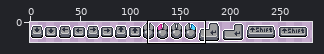
Sprite sheet, stored at Resources/MainScene/Hud/hud_keys.png. Above: a wide view before the commit, with the close-up outlined.
Close-up. Old version:
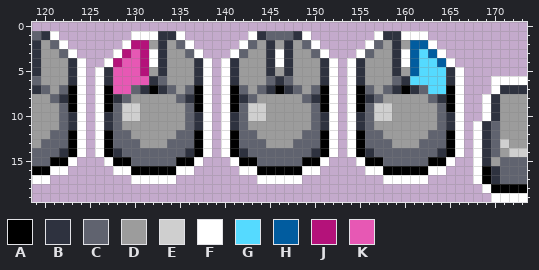
The file is 300x20 pixels. Shown: x 119..173, y 0..19. The wide view leaves out empty margins.
Palette (. is transparent): A #000000  B #2e323f  C #60636f  D #9c9c9c  E #cfcfcf  F #ffffff  G #55daff  H #015c9f  J #b4127a  K #e758b4
Pixels before, first column x 119:
 1 CBF........FFFBBF.......FBCCCBF.......FBBFFF...........
 2 BDCF......FJJDBDCF.....FCDBDBDCF.....FCDBDHHF..........
 3 BDDCF....FJKJFBDDCF...FCDDBFBDDCF...FCDDBFHGHF.........
 4 BDDDBF..FJKKJFBDDDBF.FBDDDBFBDDDBF.FBDDDBFHGGHF........
 5 BDDDBF.FBKKKJDBDDDBF.FBDDDBDBDDDBF.FBDDDBDHGGGBF.......
 6 CDDDBF.FBKKKKBCDDDBF.FBDDDCBCDDDBF.FBDDDCBGGGGBF...FFFF
 7 BCDCAF.FAKKCBABCDCAF.FACDCBABCDCAF.FACDCBABCGGAF...FBBB
 8 DDCBAF.FABCDDDDDCBAF.FABCDDDDDCBAF.FABCDDDDDCBAF..FBDDD
 9 DDDCAF.FACEEDDDDDCAF.FACEEDDDDDCAF.FACEEDDDDDCAF..FBDDD
10 DDDCBF.FBCEEDDDDDCBF.FBCEEDDDDDCBF.FBCEEDDDDDCBF..FBDDD
11 DDDCBF.FBCDDDDDDDCBF.FBCDDDDDDDCBF.FBCDDDDDDDCBF.FBCDDD
12 DDCCAF.FACCDDDDDCCAF.FACCDDDDDCCAF.FACCDDDDDCCAF.FBCDDD
13 DCCCAF.FACCCDDDCCCAF.FACCCDDDCCCAF.FACCCDDDCCCAF.FBCEDD
14 CCCBAF.FABCCCCCCCBAF.FABCCCCCCCBAF.FABCCCCCCCBAF.FBCDEE
15 CCAAF...FAACCCCCAAF...FAACCCCCAAF...FAACCCCCAAF..FBDCCC
16 AAFF.....FFAAAAAFF.....FFAAAAAFF.....FFAAAAAFF...FABCCC
17 FF.........FFFFF.........FFFFF.........FFFFF.....FABCCC
18 ..................................................FAAAA
19 ...................................................FFFF
Once edited:
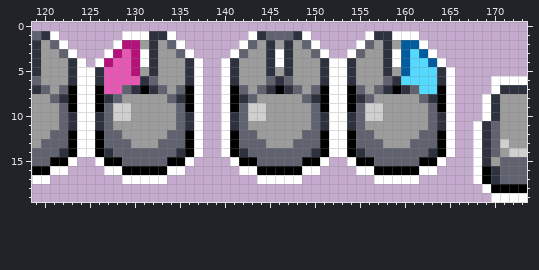
What changed:
y 1: x 129 . -> F; x 132 F -> B; x 134..135 BF -> F.; x 156..157 .F -> FB; x 159 B -> F; x 162 F -> .
y 2: x 128..129 .F -> FJ; x 131..136 JDBDCF -> DBDCF.; x 155..160 .FCDBD -> FCDBDH; x 162..163 HF -> F.
y 3: x 127..133 .FJKJFB -> FJKJFBD; x 135..137 DCF -> CF.; x 154..156 .FC -> FCD; x 158..164 DBFHGHF -> BFHGHF.
y 4: x 126..128 .FJ -> FJK; x 130..133 KJFB -> JFBD; x 136..138 DBF -> BF.; x 153..155 .FB -> FBD; x 158..161 DBFH -> BFHG; x 163..165 GHF -> HF.
y 5: x 125..127 .FB -> FBK; x 130..133 KJDB -> JDBD; x 136..138 DBF -> BF.; x 153..155 .FB -> FBD; x 158..161 DBDH -> BDHG; x 164..166 GBF -> BF.
y 6: x 125..127 .FB -> FBK; x 131..133 KBC -> BCD; x 136..138 DBF -> BF.; x 153..155 .FB -> FBD; x 158..160 DCB -> CBG; x 164..166 GBF -> BF.
y 7: x 125..127 .FA -> FAK; x 129..138 KCBABCDCAF -> CBABCDCAF.; x 153..162 .FACDCBABC -> FACDCBABCG; x 164..166 GAF -> AF.
y 8: x 125..129 .FABC -> FABCD; x 134..138 DCBAF -> CBAF.; x 153..157 .FABC -> FABCD; x 162..166 DCBAF -> CBAF.
y 9: x 125..128 .FAC -> FACE; x 130 E -> D; x 135..138 DCAF -> CAF.; x 153..156 .FAC -> FACE; x 158 E -> D; x 163..166 DCAF -> CAF.
y 10: x 125..128 .FBC -> FBCE; x 130 E -> D; x 135..138 DCBF -> CBF.; x 153..156 .FBC -> FBCE; x 158 E -> D; x 163..166 DCBF -> CBF.
y 11: x 125..128 .FBC -> FBCD; x 135..138 DCBF -> CBF.; x 153..156 .FBC -> FBCD; x 163..166 DCBF -> CBF.
y 12: x 125..127 .FA -> FAC; x 129 C -> D; x 134 D -> C; x 136..138 CAF -> AF.; x 153..155 .FA -> FAC; x 157 C -> D; x 162 D -> C; x 164..166 CAF -> AF.
y 13: x 125..127 .FA -> FAC; x 130 C -> D; x 133 D -> C; x 136..138 CAF -> AF.; x 153..155 .FA -> FAC; x 158 C -> D; x 161 D -> C; x 164..166 CAF -> AF.
y 14: x 125..128 .FAB -> FABC; x 135..138 CBAF -> BAF.; x 153..156 .FAB -> FABC; x 163..166 CBAF -> BAF.
y 15: x 126..127 .F -> FA; x 129 A -> C; x 134 C -> A; x 136..137 AF -> F.; x 154..155 .F -> FA; x 157 A -> C; x 162 C -> A; x 164..165 AF -> F.
y 16: x 127 . -> F; x 129 F -> A; x 134 A -> F; x 136 F -> .; x 155 . -> F; x 157 F -> A; x 162 A -> F; x 164 F -> .
y 17: x 129 . -> F; x 134 F -> .; x 157 . -> F; x 162 F -> .
Changed places in both close-ups, as pixel boxes (x1, y1, x2, y2):
changed: (86, 31, 212, 184)
changed: (338, 31, 464, 184)
